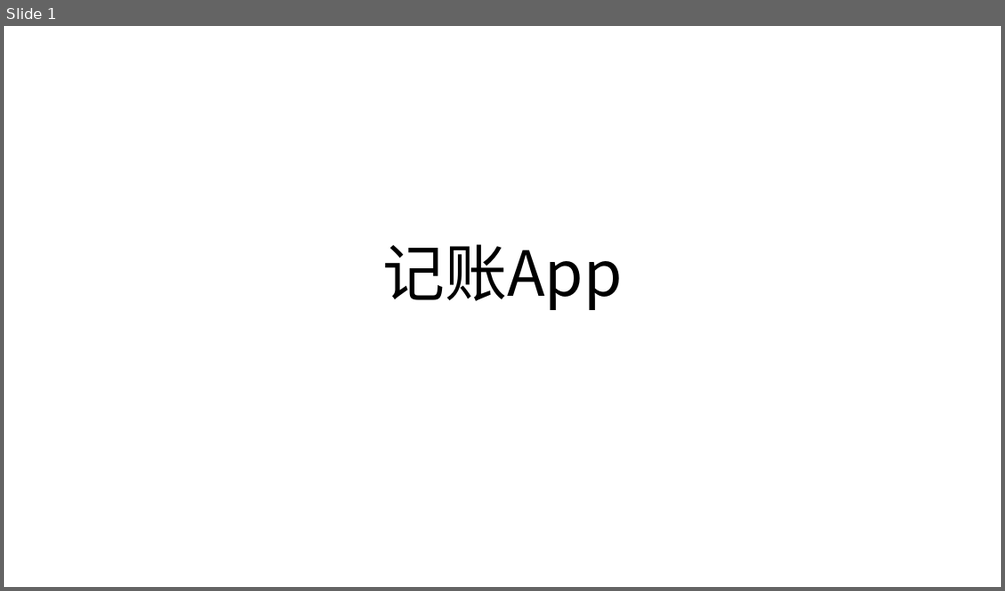
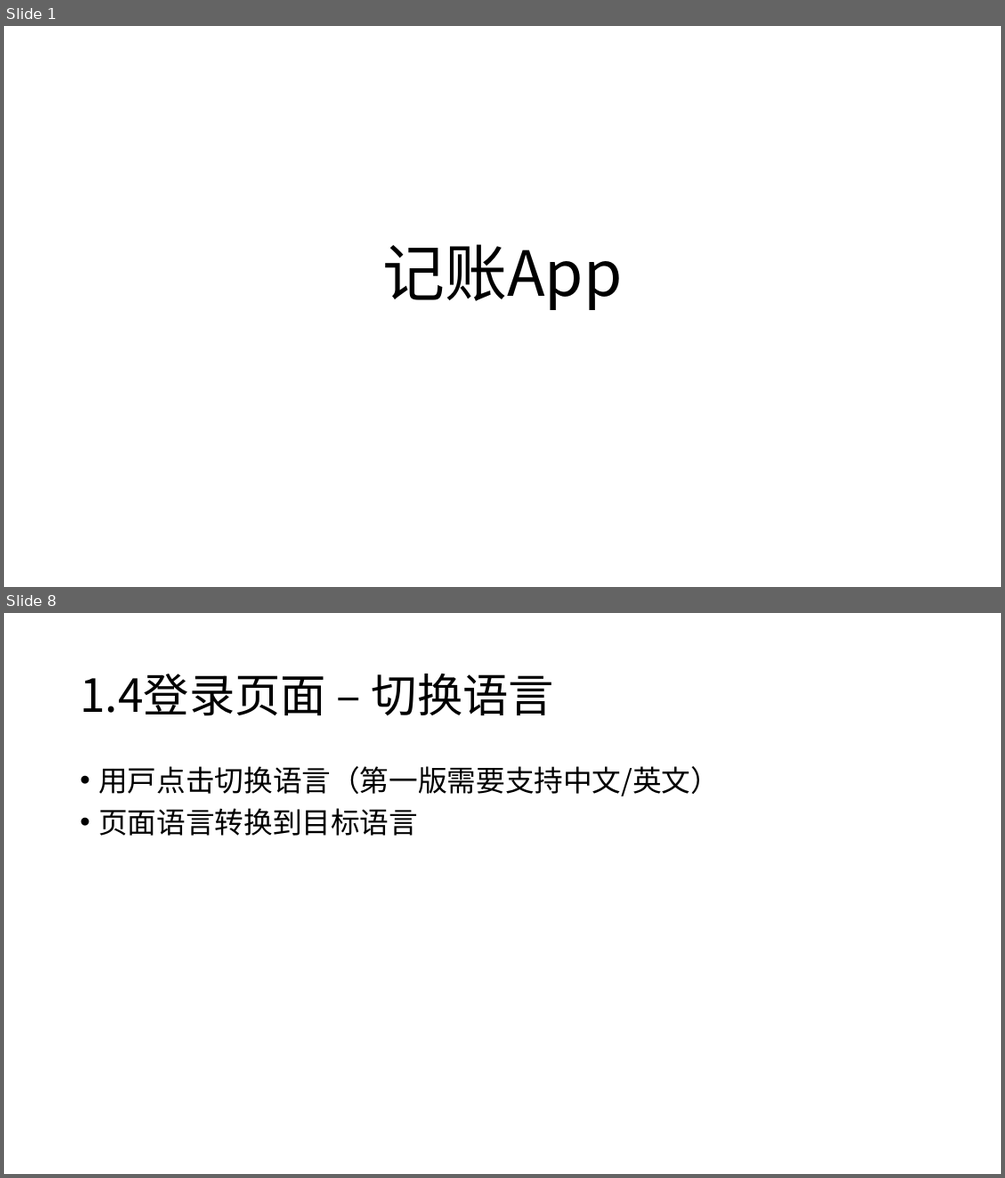
Before and after one commit to w9029/expense_statistics, a slide deck: documents/expenseWebsiteScript.pptx. Shown one above the other, each under a label of ours: slide 1 before the commit, slides 1 and 8 after it; the slides between them are not shown. The pictures are 1005x591 and 1005x1178 pixels, drawn with LibreOffice and Linux fonts; fonts in the diff are those of the drawing. Boxes give left, top, right and bottom in pixels: in the first picture for what was removed or moved away, otherwise in the second. Text is boxed around its words. In the diff, an @@ line names an element or a change of style, - is before the commit and + after.

```diff
--- a/documents/expenseWebsiteScript.pptx
+++ b/documents/expenseWebsiteScript.pptx
@@ slide 8 added at (x1=4, y1=613, x2=1001, y2=1174), background #FFFFFF @@
@@ title added at (x1=80, y1=674, x2=554, y2=716), 44 pt, text #000000 @@
+1.4登录页面 – 切换语言
@@ text added at (x1=98, y1=766, x2=720, y2=835), 28 pt, text #000000 @@
+• 用户点击切换语言（第一版需要支持中文/英文）
+• 页面语言转换到目标语言
```
Also in this commit, not shown: 3 slides changed, 19 other slides added, 3 slides removed, 21 other files.
